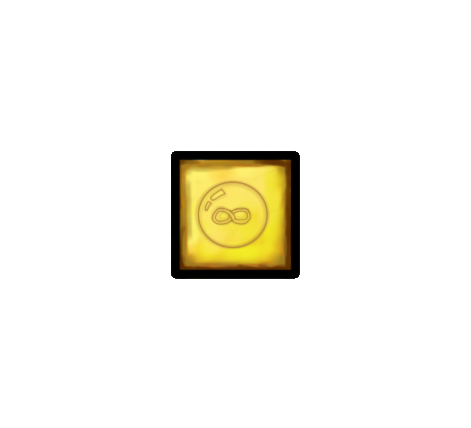
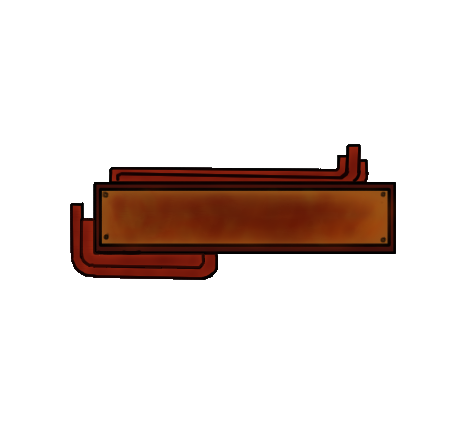
Two versions of the same layered image (471×428). Layer-by-layer changes:
added layer "Layer 17" above "Layer 16" over [70, 144, 396, 280]
hid "Layer 15" over [171, 151, 300, 279]
